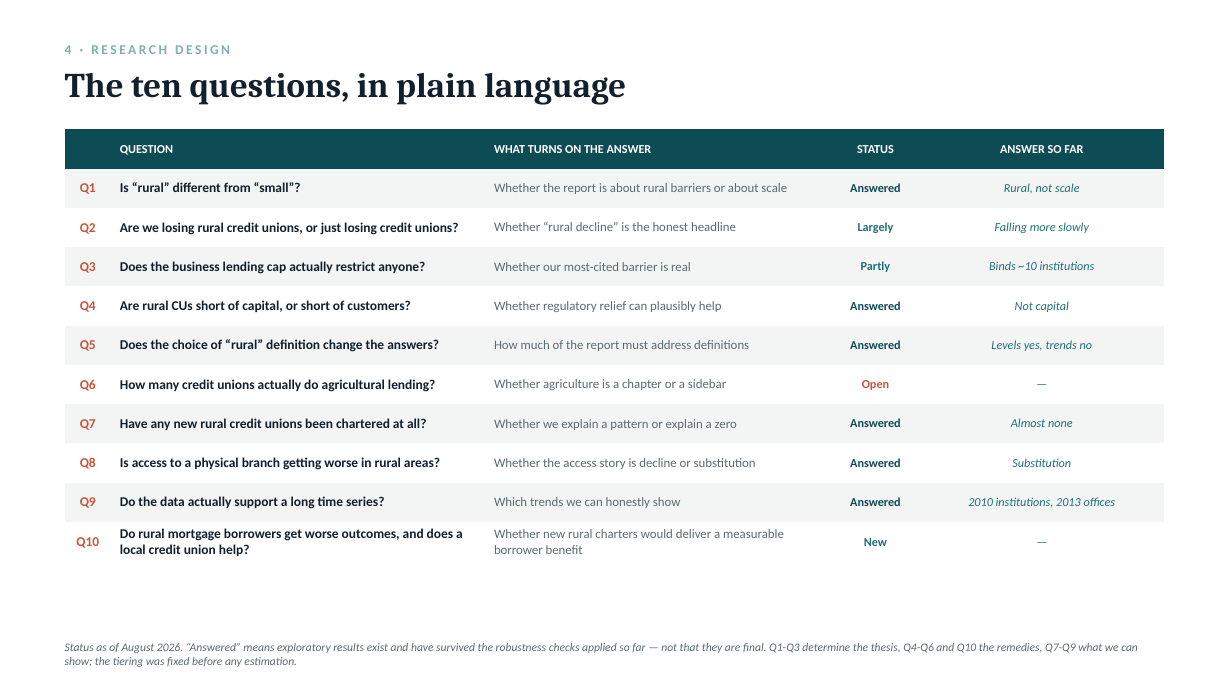
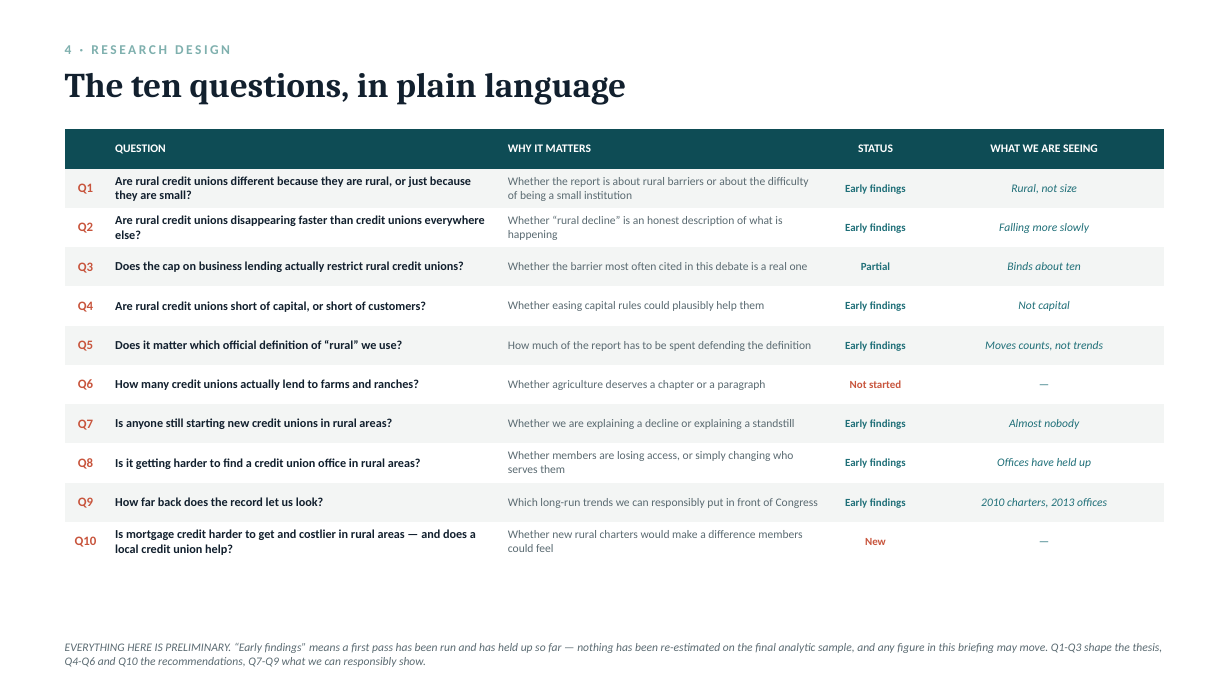
Before and after one commit to saurabhcdatta/Rural-Credit-Unions, a slide deck: slide 10 of Rural.pptx. Drawn at 1232x693 pixels with LibreOffice and Linux fonts; fonts in the diff are those of the drawing. Boxes give left, top, right and bottom in pixels: in the first picture for what was removed or moved away, otherwise in the second. Text is boxed around its words. In the diff, an @@ line names an element or a change of style, - is before the commit and + after.

```diff
--- a/Rural.pptx
+++ b/Rural.pptx
@@ table at <box>65,129,1165,559</box> @@
-row 1, column 3: WHAT TURNS ON THE ANSWER
+row 1, column 3: WHY IT MATTERS
-row 1, column 5: ANSWER SO FAR
+row 1, column 5: WHAT WE ARE SEEING
-row 2: Q1 | Is “rural” different from “small”? | Whether the report is about rural barriers or about scale | Answered | Rural, not scale
+row 2: Q1 | Are rural credit unions different because they are rural, or just because they are small? | Whether the report is about rural barriers or about the difficulty of being a small institution | Early findings | Rural, not size
-row 3: Q2 | Are we losing rural credit unions, or just losing credit unions? | Whether “rural decline” is the honest headline | Largely | Falling more slowly
+row 3: Q2 | Are rural credit unions disappearing faster than credit unions everywhere else? | Whether “rural decline” is an honest description of what is happening | Early findings | Falling more slowly
-row 4: Q3 | Does the business lending cap actually restrict anyone? | Whether our most-cited barrier is real | Partly | Binds ~10 institutions
+row 4: Q3 | Does the cap on business lending actually restrict rural credit unions? | Whether the barrier most often cited in this debate is a real one | Partial | Binds about ten
-row 5: Q4 | Are rural CUs short of capital, or short of customers? | Whether regulatory relief can plausibly help | Answered | Not capital
+row 5: Q4 | Are rural credit unions short of capital, or short of customers? | Whether easing capital rules could plausibly help them | Early findings | Not capital
-row 6: Q5 | Does the choice of “rural” definition change the answers? | How much of the report must address definitions | Answered | Levels yes, trends no
+row 6: Q5 | Does it matter which official definition of “rural” we use? | How much of the report has to be spent defending the definition | Early findings | Moves counts, not trends
-row 7: Q6 | How many credit unions actually do agricultural lending? | Whether agriculture is a chapter or a sidebar | Open | —
+row 7: Q6 | How many credit unions actually lend to farms and ranches? | Whether agriculture deserves a chapter or a paragraph | Not started | —
-row 8: Q7 | Have any new rural credit unions been chartered at all? | Whether we explain a pattern or explain a zero | Answered | Almost none
+row 8: Q7 | Is anyone still starting new credit unions in rural areas? | Whether we are explaining a decline or explaining a standstill | Early findings | Almost nobody
-row 9: Q8 | Is access to a physical branch getting worse in rural areas? | Whether the access story is decline or substitution | Answered | Substitution
+row 9: Q8 | Is it getting harder to find a credit union office in rural areas? | Whether members are losing access, or simply changing who serves them | Early findings | Offices have held up
-row 10: Q9 | Do the data actually support a long time series? | Which trends we can honestly show | Answered | 2010 institutions, 2013 offices
+row 10: Q9 | How far back does the record let us look? | Which long-run trends we can responsibly put in front of Congress | Early findings | 2010 charters, 2013 offices
-row 11, column 2: Do rural mortgage borrowers get worse outcomes, and does a local credit union help?
+row 11, column 2: Is mortgage credit harder to get and costlier in rural areas — and does a local credit union help?
-row 11, column 3: Whether new rural charters would deliver a measurable borrower benefit
+row 11, column 3: Whether new rural charters would make a difference members could feel
@@ size 9.5 to 9 pt in "QUESTION", "STATUS", "Falling more slowly", "Not capital" and 2 more places @@
@@ size 10.5 to 10 pt in "Q1", "Q2", "Q3", "Q4" and 6 more places @@
@@ size 9.5 to 8.5 pt, text colour #1F6F78 to #C8553D in "New" @@
@@ text at <box>65,643,1163,667</box>: text changed @@
-Status as of August 2026. “Answered” means exploratory results exist and have survived the robustness checks applied so far — not that they are final. Q1-Q3 determine the thesis, Q4-Q6 and Q10 the remedies, Q7-Q9 what we can show; the tiering was fixed before any estimation.
+EVERYTHING HERE IS PRELIMINARY. “Early findings” means a first pass has been run and has held up so far — nothing has been re-estimated on the final analytic sample, and any figure in this briefing may move. Q1-Q3 shape the thesis, Q4-Q6 and Q10 the recommendations, Q7-Q9 what we can responsibly show.
```
Also in this commit, not shown: 12 other slides changed, 3 slides added, 3 slides removed, 1 other file.
